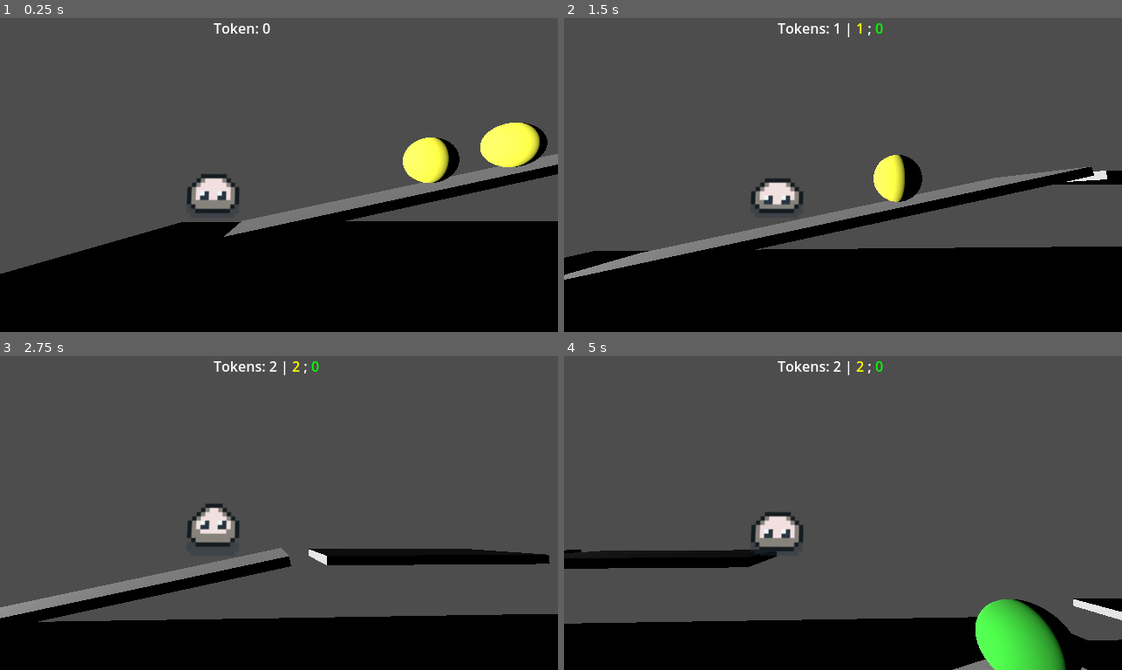
Above: before the commit, frames 1-4 (two rows, left to right).
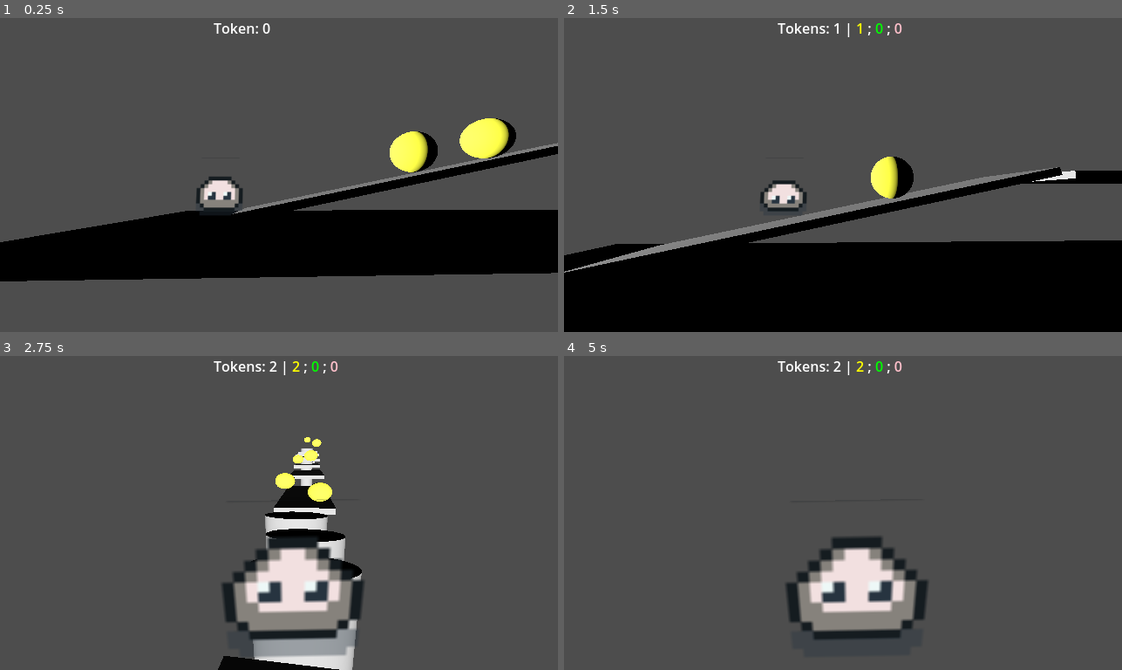
Above: after the commit, the same moments.

Repository: Beaily/JellyPoP
Game: Godot game, scene res://main.tscn
The game is run twice, just before and just after one commit, with the same random seed, the same clock (stepped at 60 frames per second) and the same inputs.
Inputs (mouse positions are in pixels of both pictures, inside the frame that each line leads up to):
- Up to frame 1 (0.25 s): no input
- Up to frame 2 (1.5 s): move the mouse to (965, 159) at 0.52 s; click (965, 159) at 0.67 s; move the mouse to (731, 190) at 1.27 s; click (731, 190) at 1.42 s
- Up to frame 3 (2.75 s): move the mouse to (334, 443) at 2.02 s; click (334, 443) at 2.17 s
- Up to frame 4 (5 s): move the mouse to (815, 575) at 2.77 s; click (815, 575) at 2.92 s; move the mouse to (1010, 560) at 3.52 s; click (1010, 560) at 3.67 s; move the mouse to (675, 465) at 4.27 s; click (675, 465) at 4.42 s

The runs differ from the first frame. In frame 1, 29% of the frame differs, in the area x 0-100%, y 31-100%; in frame 2, 7.0%; in frame 3, 29%; in frame 4, 24%.

Commit message:
关卡和相机切换
现在关卡可以切换到yellow level并且视角也会来回切换和改变

Diff:
--- a/Scenes/levels/level_1.tscn
+++ b/Scenes/levels/level_1.tscn
@@ -129,7 +129,6 @@
 transform = Transform3D(1.275, 0, 0, 0, 1.275, 0, 0, 0, 1.275, 3.92246, 2.24764, -22.4385)
 collision_layer = 2
 script = ExtResource("1_mkwgf")
-value = 2
 color = "green"
 
 [node name="CollisionShape3D" type="CollisionShape3D" parent="gToken1"]
@@ -142,10 +141,9 @@
 mesh = SubResource("SphereMesh_cru1l")
 
 [node name="gToken2" type="Area3D" parent="."]
-transform = Transform3D(1.275, 0, 0, 0, 1.275, 0, 0, 0, 1.275, -0.768433, 2.59383, -34.9542)
+transform = Transform3D(1.275, 0, 0, 0, 1.275, 0, 0, 0, 1.275, -0.818733, 2.68042, -37.6564)
 collision_layer = 2
 script = ExtResource("1_mkwgf")
-value = 2
 color = "green"
 
 [node name="CollisionShape3D" type="CollisionShape3D" parent="gToken2"]
@@ -158,10 +156,9 @@
 mesh = SubResource("SphereMesh_cru1l")
 
 [node name="gToken3" type="Area3D" parent="."]
-transform = Transform3D(1.275, 0, 0, 0, 1.275, 0, 0, 0, 1.275, 5.80602, 0.670227, -10.3202)
+transform = Transform3D(1.275, 0, 0, 0, 1.275, 0, 0, 0, 1.275, 5.64016, 0.670227, -14.4788)
 collision_layer = 2
 script = ExtResource("1_mkwgf")
-value = 2
 color = "green"
 
 [node name="CollisionShape3D" type="CollisionShape3D" parent="gToken3"]
--- a/Scenes/levels/level_yellow.tscn
+++ b/Scenes/levels/level_yellow.tscn
@@ -1,4 +1,7 @@
-[gd_scene load_steps=5 format=3 uid="uid://colkbabafegp3"]
+[gd_scene load_steps=11 format=3 uid="uid://colkbabafegp3"]
+
+[ext_resource type="Script" uid="uid://d0daiyetuja7d" path="res://Scenes/levels/return_trigger.gd" id="1_tpmp1"]
+[ext_resource type="Script" uid="uid://k8h7ayo38hbm" path="res://Scenes/levels/token.gd" id="2_gmyxx"]
 
 [sub_resource type="CylinderMesh" id="CylinderMesh_xjl28"]
 
@@ -9,6 +12,17 @@
 
 [sub_resource type="BoxShape3D" id="BoxShape3D_gmyxx"]
 
+[sub_resource type="SphereShape3D" id="SphereShape3D_gmyxx"]
+
+[sub_resource type="SphereShape3D" id="SphereShape3D_gne32"]
+
+[sub_resource type="StandardMaterial3D" id="StandardMaterial3D_mkwgf"]
+vertex_color_is_srgb = true
+albedo_color = Color(1, 1, 0.243137, 1)
+
+[sub_resource type="SphereMesh" id="SphereMesh_lp0yj"]
+material = SubResource("StandardMaterial3D_mkwgf")
+
 [node name="Level_Yellow" type="Node3D"]
 transform = Transform3D(1, 0, 0, 0, 1, 0, 0, 0, 1, 0, 0.493895, 0)
 
@@ -38,30 +52,30 @@
 transform = Transform3D(11.5132, 0, 0, 0, 36.0105, 0, 0, 0, 7.705, -1.82322, 2.64102, -5.76685)
 
 [node name="MeshInstance3D" type="MeshInstance3D" parent="zhuzi3"]
-transform = Transform3D(0.195, 0, 0, 0, 0.195, 0, 0, 0, 0.195, 0.0740728, 0.0332736, 0.0244272)
+transform = Transform3D(0.195, 0, 0, 0, 0.195, 0, 0, 0, 0.195, 0.0740728, -0.00271401, -0.109537)
 mesh = SubResource("CylinderMesh_xjl28")
 
 [node name="CollisionShape3D" type="CollisionShape3D" parent="zhuzi3"]
-transform = Transform3D(1, 0, 0, 0, 1, 0, 0, 0, 1, 0.0737305, 0.0367184, 0.0129395)
+transform = Transform3D(1, 0, 0, 0, 1, 0, 0, 0, 1, 0.0737305, -0.00896194, -0.104605)
 shape = SubResource("BoxShape3D_tpmp1")
 
 [node name="Platform3" type="StaticBody3D" parent="."]
 transform = Transform3D(2.985, 0, 0, 0, 0.404999, -0.0246091, 0, 0.00099667, 9.99997, -1.55368, 11.354, -17.1859)
 
 [node name="MeshInstance3D" type="MeshInstance3D" parent="Platform3"]
-transform = Transform3D(1, 0, 0, 0, 1, -1.11759e-08, 0, -7.27596e-11, 1, 0.256788, -8.6271, 0.512572)
+transform = Transform3D(1, 0, 0, 0, 1, -1.11759e-08, 0, -6.54836e-11, 1, 0.256788, -8.63534, 0.376941)
 layers = 4
 mesh = SubResource("BoxMesh_xjl28")
 
 [node name="CollisionShape3D" type="CollisionShape3D" parent="Platform3"]
-transform = Transform3D(1, 0, 0, 0, 1, -1.11759e-08, 0, -5.82077e-11, 1, 0.256788, -8.63083, 0.45121)
+transform = Transform3D(1, 0, 0, 0, 1, -1.11759e-08, 0, -5.82077e-11, 1, 0.256788, -8.63629, 0.361385)
 shape = SubResource("BoxShape3D_gmyxx")
 
 [node name="Platform4" type="StaticBody3D" parent="."]
-transform = Transform3D(2.985, 0, 0, 0, 0.404999, -0.0246091, 0, 0.00099667, 9.99997, -1.55368, 13.0715, -0.316316)
+transform = Transform3D(2.985, 0, 0, 0, 0.404999, -0.0246091, 0, 0.00099667, 9.99997, -1.55368, 13.6097, -0.316316)
 
 [node name="MeshInstance3D" type="MeshInstance3D" parent="Platform4"]
-transform = Transform3D(1, 0, 0, 0, 1, -1.11759e-08, 0, -7.27596e-11, 1, 0.256788, -8.6271, 0.512572)
+transform = Transform3D(1, 0, 0, 0, 1, -1.11759e-08, 0, -6.54836e-11, 1, 0.256788, -8.63063, 0.454447)
 layers = 4
 mesh = SubResource("BoxMesh_xjl28")
 
@@ -69,18 +83,6 @@
 transform = Transform3D(1, 0, 0, 0, 1, -1.11759e-08, 0, -5.82077e-11, 1, 0.256788, -8.63083, 0.45121)
 shape = SubResource("BoxShape3D_gmyxx")
 
-[node name="Platform5" type="StaticBody3D" parent="."]
-transform = Transform3D(2.985, 0, 0, 0, 0.399548, -1.63533, 0, 0.0662307, 9.86538, -1.55368, 12.8542, 12.5284)
-
-[node name="MeshInstance3D" type="MeshInstance3D" parent="Platform5"]
-transform = Transform3D(1, 0, 0, 0, 1, -1.11759e-08, 0, -8.00355e-11, 1, 0.256788, -8.6331, 0.413849)
-layers = 4
-mesh = SubResource("BoxMesh_xjl28")
-
-[node name="CollisionShape3D" type="CollisionShape3D" parent="Platform5"]
-transform = Transform3D(1, 0, 0, 0, 1, -0.000103474, 0, 0.000104716, 1, 0.256788, -10.9378, 0.43428)
-shape = SubResource("BoxShape3D_gmyxx")
-
 [node name="Platform6" type="StaticBody3D" parent="."]
 transform = Transform3D(2.985, 0, 0, 0, 0.404999, -0.0246091, 0, 0.00099667, 9.99997, -1.55368, 10.6289, 21.1292)
 
@@ -94,15 +96,39 @@
 shape = SubResource("BoxShape3D_gmyxx")
 
 [node name="Platform7" type="StaticBody3D" parent="."]
-transform = Transform3D(2.985, 0, 0, 0, 0.399771, -1.60174, 0, 0.0648705, 9.87089, -2.75898, 9.91474, 30.2419)
+transform = Transform3D(2.985, 0, 0, 0, 0.40472, -0.0177324, 0, 0.000995985, 7.2056, -1.55368, 11.38, 15.0053)
 
 [node name="MeshInstance3D" type="MeshInstance3D" parent="Platform7"]
-transform = Transform3D(1, 0, 0, 0, 0.999124, 0.0418625, 0, -0.0418582, 0.999124, 0.675083, -7.3672, 0.498118)
+transform = Transform3D(1, 0, 0, 0, 1, -1.11759e-08, 0, -8.00355e-11, 1, 0.256788, -8.63592, 0.367483)
 layers = 4
 mesh = SubResource("BoxMesh_xjl28")
 
 [node name="CollisionShape3D" type="CollisionShape3D" parent="Platform7"]
-transform = Transform3D(1, 0, 0, 0, 0.992688, 0.120709, 0, -0.120709, 0.992688, 0.256788, -9.81646, 0.50628)
+transform = Transform3D(1, 0, 0, 0, 1, -1.11759e-08, 0, -7.27596e-11, 1, 0.256788, -9.3277, 0.451279)
+shape = SubResource("BoxShape3D_gmyxx")
+
+[node name="Platform10" type="StaticBody3D" parent="."]
+transform = Transform3D(2.985, 0, 0, 0, 0.40472, -0.0177324, 0, 0.000995985, 7.2056, -1.55368, 12.2467, 12.5892)
+
+[node name="MeshInstance3D" type="MeshInstance3D" parent="Platform10"]
+transform = Transform3D(1, 0, 0, 0, 1, -1.11759e-08, 0, -8.00355e-11, 1, 0.256788, -8.63592, 0.367483)
+layers = 4
+mesh = SubResource("BoxMesh_xjl28")
+
+[node name="CollisionShape3D" type="CollisionShape3D" parent="Platform10"]
+transform = Transform3D(1, 0, 0, 0, 1, -1.11759e-08, 0, -7.27596e-11, 1, 0.256788, -9.3277, 0.451279)
+shape = SubResource("BoxShape3D_gmyxx")
+
+[node name="Platform11" type="StaticBody3D" parent="."]
+transform = Transform3D(2.985, 0, 0, 0, 0.40472, -0.0177324, 0, 0.000995985, 7.2056, -1.55368, 13.0307, 10.8485)
+
+[node name="MeshInstance3D" type="MeshInstance3D" parent="Platform11"]
+transform = Transform3D(1, 0, 0, 0, 1, -1.11759e-08, 0, -8.00355e-11, 1, 0.256788, -8.63592, 0.367483)
+layers = 4
+mesh = SubResource("BoxMesh_xjl28")
+
+[node name="CollisionShape3D" type="CollisionShape3D" parent="Platform11"]
+transform = Transform3D(1, 0, 0, 0, 1, -1.11759e-08, 0, -7.27596e-11, 1, 0.256788, -9.3277, 0.451279)
 shape = SubResource("BoxShape3D_gmyxx")
 
 [node name="zhuzi4" type="StaticBody3D" parent="."]
@@ -150,5 +176,122 @@
 transform = Transform3D(1, 0, 0, 0, 1, -1.11759e-08, 0, -5.09317e-11, 1, 0.256788, -1.32598, 0.450482)
 shape = SubResource("BoxShape3D_gmyxx")
 
-[node name="endarea" type="Area3D" parent="."]
-transform = Transform3D(1, 0, 0, 0, 1, 0, 0, 0, 1, 0, 11.0428, -14.9153)
+[node name="Platform9" type="StaticBody3D" parent="."]
+transform = Transform3D(2.985, 0, 0, 0, 0.404999, -0.0246091, 0, 0.00099667, 9.99997, -1.55368, 6.46489, 31.0663)
+
+[node name="MeshInstance3D" type="MeshInstance3D" parent="Platform9"]
+transform = Transform3D(1, 0, 0, 0, 1, -1.11759e-08, 0, -7.27596e-11, 1, 0.256788, -1.33107, 0.366755)
+layers = 4
+mesh = SubResource("BoxMesh_xjl28")
+
+[node name="CollisionShape3D" type="CollisionShape3D" parent="Platform9"]
+transform = Transform3D(1, 0, 0, 0, 1, -1.11759e-08, 0, -5.09317e-11, 1, 0.256788, -1.32598, 0.450482)
+shape = SubResource("BoxShape3D_gmyxx")
+
+[node name="ReturnTrigger" type="Area3D" parent="."]
+transform = Transform3D(1, 0, 0, 0, 1, 0, 0, 0, 1, -0.353926, 10.7477, -11.9948)
+script = ExtResource("1_tpmp1")
+
+[node name="CollisionShape3D" type="CollisionShape3D" parent="ReturnTrigger"]
+transform = Transform3D(2.115, 0, 0, 0, 2.115, 0, 0, 0, 2.115, -0.954933, -1.8498, -3.79702)
+shape = SubResource("SphereShape3D_gmyxx")
+
+[node name="yToken" type="Area3D" parent="."]
+transform = Transform3D(1.275, 0, 0, 0, 1.275, 0, 0, 0, 1.275, 0, 6.85216, 38.2168)
+collision_layer = 2
+script = ExtResource("2_gmyxx")
+
+[node name="CollisionShape3D" type="CollisionShape3D" parent="yToken"]
+transform = Transform3D(1.185, 0, 0, 0, 1.185, 0, 0, 0, 1.185, 0, 0, 0)
+shape = SubResource("SphereShape3D_gne32")
+
+[node name="MeshInstance3D" type="MeshInstance3D" parent="yToken"]
+transform = Transform3D(0.995, 0, 0, 0, 0.995, 0, 0, 0, 0.995, 0, 0, 0)
+layers = 16
+mesh = SubResource("SphereMesh_lp0yj")
+
+[node name="yToken2" type="Area3D" parent="."]
+transform = Transform3D(1.275, 0, 0, 0, 1.275, 0, 0, 0, 1.275, -2.06175, 7.32028, 35.5804)
+collision_layer = 2
+script = ExtResource("2_gmyxx")
+
+[node name="CollisionShape3D" type="CollisionShape3D" parent="yToken2"]
+transform = Transform3D(1.185, 0, 0, 0, 1.185, 0, 0, 0, 1.185, 0, 0, 0)
+shape = SubResource("SphereShape3D_gne32")
+
+[node name="MeshInstance3D" type="MeshInstance3D" parent="yToken2"]
+transform = Transform3D(0.995, 0, 0, 0, 0.995, 0, 0, 0, 0.995, 0, 0, 0)
+layers = 16
+mesh = SubResource("SphereMesh_lp0yj")
+
+[node name="yToken3" type="Area3D" parent="."]
+transform = Transform3D(1.275, 0, 0, 0, 1.275, 0, 0, 0, 1.275, -0.405913, 9.3418, 26.2507)
+collision_layer = 2
+script = ExtResource("2_gmyxx")
+
+[node name="CollisionShape3D" type="CollisionShape3D" parent="yToken3"]
+transform = Transform3D(1.185, 0, 0, 0, 1.185, 0, 0, 0, 1.185, 0, 0, 0)
+shape = SubResource("SphereShape3D_gne32")
+
+[node name="MeshInstance3D" type="MeshInstance3D" parent="yToken3"]
+transform = Transform3D(0.995, 0, 0, 0, 0.995, 0, 0, 0, 0.995, 0, 0, 0)
+layers = 16
+mesh = SubResource("SphereMesh_lp0yj")
+
+[node name="yToken4" type="Area3D" parent="."]
+transform = Transform3D(1.275, 0, 0, 0, 1.275, 0, 0, 0, 1.275, -1.85496, 8.91818, 20.1318)
+collision_layer = 2
+script = ExtResource("2_gmyxx")
+
+[node name="CollisionShape3D" type="CollisionShape3D" parent="yToken4"]
+transform = Transform3D(1.185, 0, 0, 0, 1.185, 0, 0, 0, 1.185, 0, 0, 0)
+shape = SubResource("SphereShape3D_gne32")
+
+[node name="MeshInstance3D" type="MeshInstance3D" parent="yToken4"]
+transform = Transform3D(0.995, 0, 0, 0, 0.995, 0, 0, 0, 0.995, 0, 0, 0)
+layers = 16
+mesh = SubResource("SphereMesh_lp0yj")
+
+[node name="yToken5" type="Area3D" parent="."]
+transform = Transform3D(1.275, 0, 0, 0, 1.275, 0, 0, 0, 1.275, 0.410612, 11.5395, 14.0504)
+collision_layer = 2
+script = ExtResource("2_gmyxx")
+
+[node name="CollisionShape3D" type="CollisionShape3D" parent="yToken5"]
+transform = Transform3D(1.185, 0, 0, 0, 1.185, 0, 0, 0, 1.185, 0, 0, 0)
+shape = SubResource("SphereShape3D_gne32")
+
+[node name="MeshInstance3D" type="MeshInstance3D" parent="yToken5"]
+transform = Transform3D(0.995, 0, 0, 0, 0.995, 0, 0, 0, 0.995, 0, 0, 0)
+layers = 16
+mesh = SubResource("SphereMesh_lp0yj")
+
+[node name="yToken6" type="Area3D" parent="."]
+transform = Transform3D(1.275, 0, 0, 0, 1.275, 0, 0, 0, 1.275, -0.929022, 13.3268, -1.41663)
+collision_layer = 2
+script = ExtResource("2_gmyxx")
+
+[node name="CollisionShape3D" type="CollisionShape3D" parent="yToken6"]
+transform = Transform3D(1.185, 0, 0, 0, 1.185, 0, 0, 0, 1.185, 0, 0, 0)
+shape = SubResource("SphereShape3D_gne32")
+
+[node name="MeshInstance3D" type="MeshInstance3D" parent="yToken6"]
+transform = Transform3D(0.995, 0, 0, 0, 0.995, 0, 0, 0, 0.995, 0, 0, 0)
+layers = 16
+mesh = SubResource("SphereMesh_lp0yj")
+
+[node name="yToken7" type="Area3D" parent="."]
+transform = Transform3D(1.275, 0, 0, 0, 1.275, 0, 0, 0, 1.275, -0.929022, 10.5119, -3.43272)
+collision_layer = 2
+script = ExtResource("2_gmyxx")
+
+[node name="CollisionShape3D" type="CollisionShape3D" parent="yToken7"]
+transform = Transform3D(1.185, 0, 0, 0, 1.185, 0, 0, 0, 1.185, 0, 0, 0)
+shape = SubResource("SphereShape3D_gne32")
+
+[node name="MeshInstance3D" type="MeshInstance3D" parent="yToken7"]
+transform = Transform3D(0.995, 0, 0, 0, 0.995, 0, 0, 0, 0.995, 0, 0, 0)
+layers = 16
+mesh = SubResource("SphereMesh_lp0yj")
+
+[connection signal="body_entered" from="ReturnTrigger" to="ReturnTrigger" method="_on_body_entered"]
--- /dev/null
+++ b/Scenes/levels/return_trigger.gd
@@ -0,0 +1,5 @@
+extends Area3D
+
+func _on_body_entered(body):
+	if body.has_method("return_to_black"):
+		body.return_to_black()
--- a/main.tscn
+++ b/main.tscn
@@ -176,17 +176,19 @@
 mesh = SubResource("CapsuleMesh_0xm2m")
 skeleton = NodePath("../..")
 
-[node name="Camera3D" type="Camera3D" parent="Player"]
-transform = Transform3D(0.0434755, 0.106401, 0.993372, 0.00190904, 0.994302, -0.106584, -0.999053, 0.00653018, 0.0430247, 10.086, 0.570658, -2.75222)
-
-[node name="Camera3D2" type="Camera3D" parent="Player"]
-transform = Transform3D(0.989202, 0.033786, 0.142612, -0.0183981, 0.993995, -0.107871, -0.1454, 0.104082, 0.983883, 0.236586, 1.86418, 3.53175)
+[node name="Camera3D" type="Camera3D" parent="Player" groups=["cameras"]]
+transform = Transform3D(0.0434755, 0.106401, 0.993372, 0.00190904, 0.994302, -0.106584, -0.999053, 0.00653018, 0.0430246, 11.3339, 0.570658, -2.75222)
+visible = false
+current = true
+
+[node name="Camera3D2" type="Camera3D" parent="Player" groups=["cameras"]]
+transform = Transform3D(0.990147, -0.017919, 0.138883, -0.0185237, 0.966304, 0.256738, -0.138803, -0.25678, 0.956451, 0.236586, 3.36137, 3.1861)
 
 [node name="Level_Black" parent="." instance=ExtResource("2_0xm2m")]
+visible = false
 
 [node name="Level_Yellow" parent="." instance=ExtResource("3_h2yge")]
-transform = Transform3D(1, 0, 0, 0, 1, 0, 0, 0, 1, 0.829496, -3.58207, -32.6903)
-visible = false
+transform = Transform3D(1.31918, 0, 0, 0, 1.03521, 0, 0, 0, 1.02545, 1.3024, -4.50842, -33.2496)
 
 [node name="Level_Green" type="Node3D" parent="."]
 visible = false
--- a/player.gd
+++ b/player.gd
@@ -1,4 +1,16 @@
 extends CharacterBody3D
+
+# =========================
+# level change
+# =========================
+var saved_black_position = Vector3.ZERO
+var level_yellow_triggered = false
+var level_green_triggered = false
+var level_pink_triggered = false
+var start_position = Vector3.ZERO
+
+var levels = {}
+var current_level = "black"
 
 # =========================
 # 移动参数
@@ -8,83 +20,111 @@
 var jump_force = 8
 var gravity = 20
 
-
-# 左右控制
 var steer_input = 0.0
 var max_steer = 1.0
 
+# =========================
 # token
-var token_count = 0
-var current_color = "none"
+# =========================
 var token_yellow = 0
 var token_green = 0
-
-
+var token_pink = 0
+
+# =========================
+# 节点引用
+# =========================
 @onready var sprite = $Visual/AnimatedSprite3D
 @onready var token_label = get_tree().get_root().get_node("Main/UI/TokenLabel")
 
-
-
+@onready var level_black = get_tree().get_root().get_node("Main/Level_Black")
+@onready var level_yellow = get_tree().get_root().get_node("Main/Level_Yellow")
+@onready var level_green = get_tree().get_root().get_node("Main/Level_Green")
+@onready var level_pink = get_tree().get_root().get_node("Main/Level_Pink")
+
+# ✅ 相机
+@onready var cam_side = $Camera3D
+@onready var cam_back = $Camera3D2
+
+# =========================
+# 初始化
+# =========================
 func _ready():
-	# 稍微延迟一丁点时间，确保所有节点都加载完毕
-	await get_tree().process_frame
-
-	# 从根节点开始递归清理
-	clean_ghost_nodes(get_tree().root)
-
-# 递归函数：遍历所有子孙节点
-func clean_ghost_nodes(current_node: Node):
-	for child in current_node.get_children():
-
-		# --- 判定条件：你可以根据名字或者类型来抓捕它们 ---
-		# 比如名字里带 "Cube" 或者 "Orange"
-		if "Cube" in child.name or "Orange" in child.name:
-
-			# 1. 强制关闭碰撞层（解决挡路问题）
-			if child is CollisionObject3D:
-				child.collision_layer = 0
-				child.collision_mask = 0
-				# 如果它有子节点是 CollisionShape3D，也把它禁用
-				for sub_child in child.get_children():
-					if sub_child is CollisionShape3D:
-						sub_child.disabled = true
-
-			# 2. 彻底移除（如果你连看都不想看到它）
-			child.queue_free()
-			print("已成功驱逐幽灵节点: ", child.name)
-
-		# 继续递归查找子节点的子节点
-		clean_ghost_nodes(child)
+	start_position = global_position
+
+	# 初始化 levels（关键）
+	levels = {
+		"black": level_black,
+		"yellow": level_yellow,
+		"green": level_green,
+		"pink": level_pink
+	}
+
+	# 初始化关卡状态
+	for key in levels.keys():
+		var lvl = levels[key]
+
+		if lvl == null:
+			push_error("Level missing: " + key)
+			continue
+
+		if key == "black":
+			lvl.visible = true
+			lvl.process_mode = Node.PROCESS_MODE_ALWAYS
+		else:
+			lvl.visible = false
+			lvl.process_mode = Node.PROCESS_MODE_DISABLED
+
+	current_level = "black"
+
+	# ✅ 初始化相机
+	switch_camera("black")
+
+# =========================
+# 相机切换（新增）
+# =========================
+func switch_camera(mode):
+
+	if cam_side == null or cam_back == null:
+		push_error("Camera missing")
+		return
+
+	# 强制关闭
+	cam_side.current = false
+	cam_back.current = false
+
+	await get_tree().process_frame   # ⭐ 关键（确保切换刷新）
+
+	if mode == "black":
+		cam_side.current = true
+		print("切换到侧面 camera")
+
+	elif mode == "yellow":
+		cam_back.current = true
+		print("切换到背后 camera")
+
+
 # =========================
 # 主逻辑
 # =========================
 func _physics_process(delta):
 
-	# 重力
 	if not is_on_floor():
 		velocity.y -= gravity * delta
 
-	# 自动前进（固定方向）
 	velocity.z = -forward_speed
-
-	# 左右移动
 	velocity.x = steer_input * steer_speed
 
-	# 跳跃
 	if Input.is_mouse_button_pressed(MOUSE_BUTTON_LEFT) and is_on_floor():
 		velocity.y = jump_force
 
 	move_and_slide()
 
-	# 更新角色视觉（方向 + 状态）
 	update_sprite()
 
-	# 让角色慢慢回到中间（平滑）
 	steer_input = lerp(steer_input, 0.0, 4 * delta)
 
-
-# =========================
-# 输入（滚轮控制左右）
+# =========================
+# 输入
 # =========================
 func _input(event):
 
@@ -96,50 +136,128 @@
 		if event.button_index == MOUSE_BUTTON_WHEEL_DOWN:
 			steer_input += 0.4
 
-	# 限制最大偏移
 	steer_input = clamp(steer_input, -max_steer, max_steer)
 
+# =========================
+# 动画
+# =========================
 func update_sprite():
 
-	# jump
 	if not is_on_floor():
 		play_anim("jump")
 		return
 
-	# scroll wheel
 	var anim = "front_run"
 
 	if steer_input < -0.3:
 		anim = "left_run"
 	elif steer_input > 0.3:
 		anim = "right_run"
-	else:
-		anim = "front_run"
 
 	play_anim(anim)
 
 func play_anim(anim_name):
-
 	if sprite.animation != anim_name:
 		sprite.play(anim_name)
 
+# =========================
+# Token
+# =========================
 func collect_token(value, color):
-	# 根据颜色增加对应的计数
+
 	if color == "yellow":
 		token_yellow += value
+		if token_yellow >= 2 and not level_yellow_triggered:
+			trigger_level_swap("yellow")
+
 	elif color == "green":
 		token_green += value
+		if token_green >= 2 and not level_green_triggered:
+			trigger_level_swap("green")
+
+	elif color == "pink":
+		token_pink += value
+		if token_pink >= 2 and not level_pink_triggered:
+			trigger_level_swap("pink")
 
 	update_ui()
 
+# =========================
+# 切关卡
+# =========================
+func trigger_level_swap(color):
+
+	if color == "yellow":
+		level_yellow_triggered = true
+	elif color == "green":
+		level_green_triggered = true
+	elif color == "pink":
+		level_pink_triggered = true
+
+	if current_level == "black":
+		saved_black_position = global_position
+
+	global_position = start_position
+
+	# 关闭所有关卡
+	for lvl in levels.values():
+		if lvl == null:
+			continue
+		lvl.visible = false
+		lvl.process_mode = Node.PROCESS_MODE_DISABLED
+
+	# 打开目标关卡
+	var target = levels.get(color)
+
+	if target:
+		target.visible = true
+		target.process_mode = Node.PROCESS_MODE_ALWAYS
+
+	current_level = color
+
+	# 相机切换（只对 yellow）
+	if color == "yellow":
+		switch_camera("yellow")
+
+	print("切换到 Level_", color)
+
+# =========================
+# UI
+# =========================
 func update_ui():
-	# [color=颜色代码]内容[/color] 是 BBCode 的语法
-	# 我们用分号隔开：总数 ; 黄色 ; 绿色
-	var total = token_yellow + token_green
+
+	var total = token_yellow + token_green + token_pink
 
 	var text = "Tokens: "
-	text += str(total) + " | " # 总数（白色）
-	text += "[color=yellow]" + str(token_yellow) + "[/color] ; " # 黄色数字
-	text += "[color=green]" + str(token_green) + "[/color]"    # 绿色数字
+	text += str(total) + " | "
+	text += "[color=yellow]" + str(token_yellow) + "[/color] ; "
+	text += "[color=green]" + str(token_green) + "[/color] ; "
+	text += "[color=pink]" + str(token_pink) + "[/color]"
 
 	token_label.text = text
+
+# =========================
+# 返回 black
+# =========================
+func return_to_black():
+
+	global_position = saved_black_position
+
+	for lvl in levels.values():
+		if lvl == null:
+			continue
+		lvl.visible = false
+		lvl.process_mode = Node.PROCESS_MODE_DISABLED
+
+	var black = levels.get("black")
+
+	if black:
+		black.visible = true
+		black.process_mode = Node.PROCESS_MODE_ALWAYS
+
+	current_level = "black"
+
+	# 相机切回侧面
+	switch_camera("black")
+
+	print("返回 Level_Black")
Not shown, added: Scenes/levels/return_trigger.gd.uid
